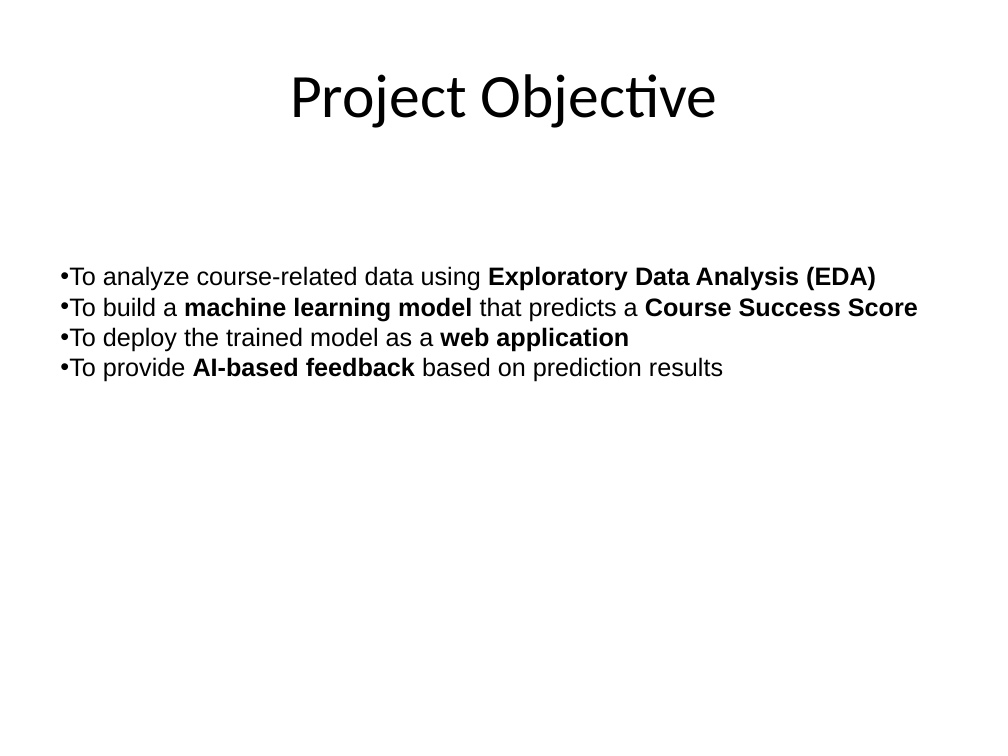
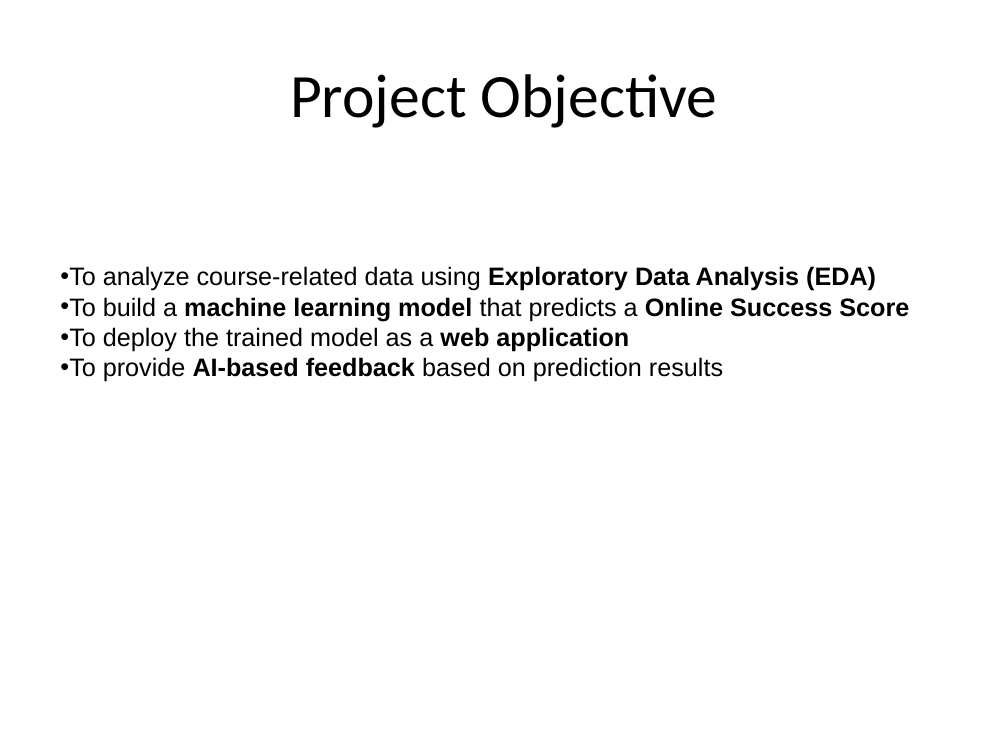
Before and after one commit to jibina-89/online-success-calculator, a slide deck: slide 2 of online success prediction [Autosaved].pptx. Drawn at 1008x756 pixels with LibreOffice and Linux fonts; fonts in the diff are those of the drawing. Boxes give left, top, right and bottom in pixels: in the first picture for what was removed or moved away, otherwise in the second. Text is boxed around its words. In the diff, an @@ line names an element or a change of style, - is before the commit and + after.

```diff
--- a/online success prediction [Autosaved].pptx
+++ b/online success prediction [Autosaved].pptx
@@ text at (60, 297, 909, 321): text changed @@
-• To build a machine learning model that predicts a Course Success Score
+• To build a machine learning model that predicts a Online Success Score
```
Also in this commit, not shown: 2 other slides changed.
